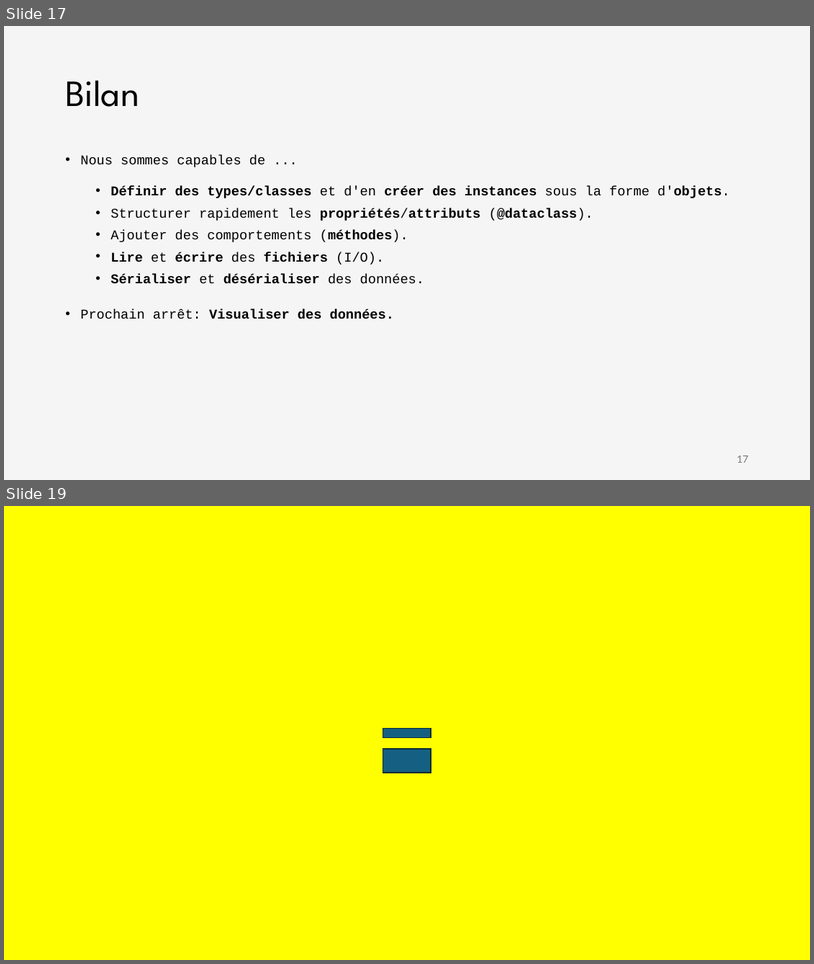
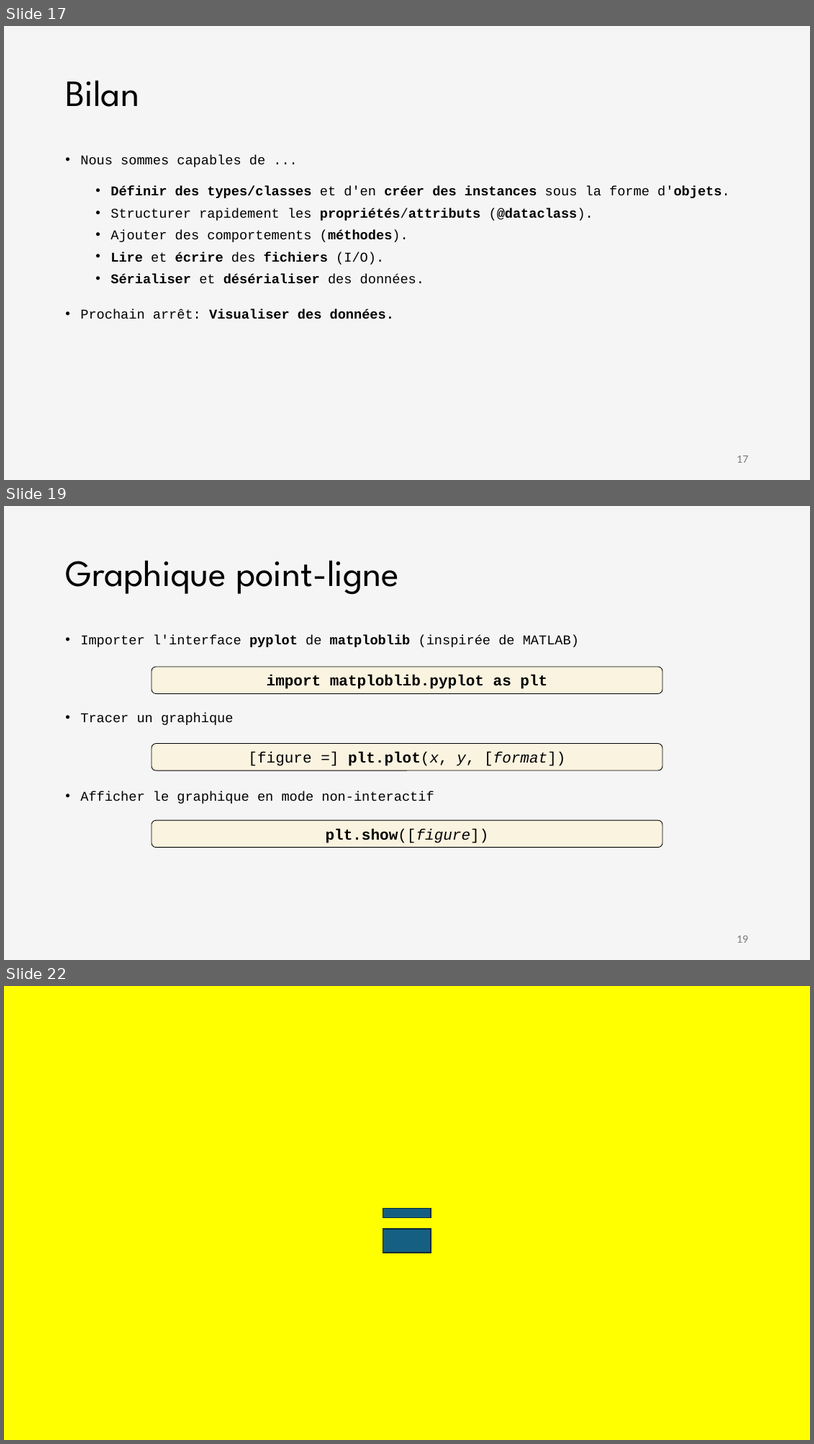
Before and after one commit to iannickgagnon/sagedays_iannick_2026, a slide deck: python_2/presentation_python_2.pptx. Shown one above the other, each under a label of ours: slides 17 and 19 before the commit, slides 17, 19 and 22 after it; the slides between them are not shown. The pictures are 814x964 and 814x1444 pixels, drawn with LibreOffice and Linux fonts; fonts in the diff are those of the drawing. Boxes give left, top, right and bottom in pixels: in the first picture for what was removed or moved away, otherwise in the second. Text is boxed around its words. In the diff, an @@ line names an element or a change of style, - is before the commit and + after.

```diff
--- a/python_2/presentation_python_2.pptx
+++ b/python_2/presentation_python_2.pptx
@@ slide 19 added at bbox=[4, 506, 810, 960], background #F5F5F5 @@
@@ title added at bbox=[65, 560, 399, 595], 44 pt, text #000000 @@
+Graphique point-ligne
@@ text added at bbox=[80, 635, 579, 803], 16 pt, text #000000 @@
+• Importer l'interface pyplot de matploblib (inspirée de MATLAB)
+• Tracer un graphique
+• Afficher le graphique en mode non-interactif
@@ rounded rectangle added at bbox=[152, 667, 663, 693], fill #FFF2CC at 50% opacity, outline #000000 0.75 pt, 18 pt, text #000000, bold @@
+import matploblib.pyplot as plt
@@ rounded rectangle added at bbox=[152, 743, 663, 770], fill #FFF2CC at 50% opacity, outline #000000 0.75 pt, 18 pt, text #000000 @@
+[figure =] plt.plot(x, y, [format])
@@ rounded rectangle added at bbox=[152, 820, 663, 847], fill #FFF2CC at 50% opacity, outline #000000 0.75 pt, 18 pt, text #000000 @@
+plt.show([figure])
@@ page number added at bbox=[737, 935, 748, 942], 12 pt, text #797979 @@
+19
@@ what was slide 19 is now slide 22 @@
```
Also in this commit, not shown: 3 slides changed, 2 other slides added.
